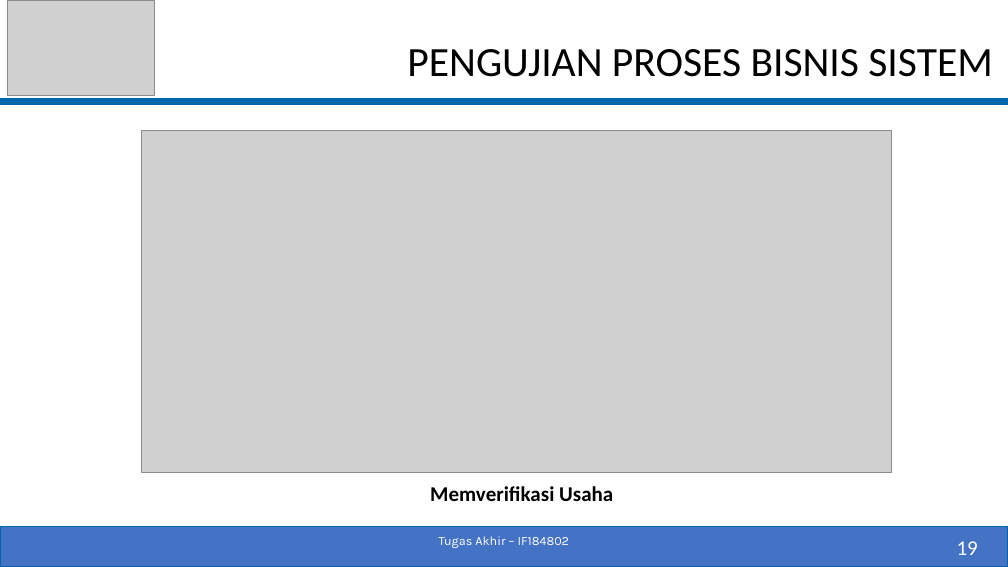
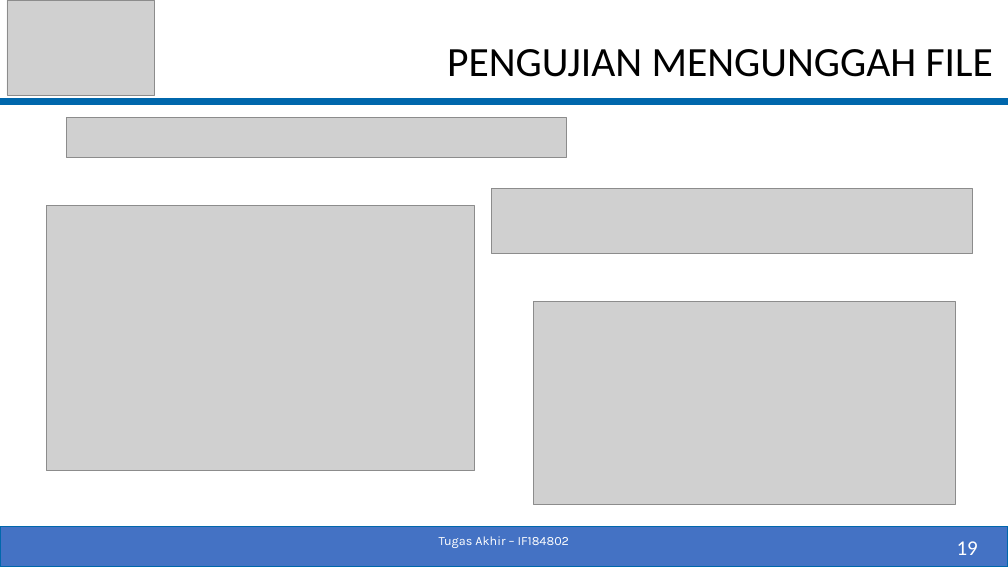
Before and after one commit to fajrisalam/Tugas-Akhir, a slide deck: slide 19 of PPT_SIDANG.pptx. Drawn at 1008x567 pixels with LibreOffice and Linux fonts; fonts in the diff are those of the drawing; grey boxes stand for pictures. Boxes give left, top, right and bottom in pixels: in the first picture for what was removed or moved away, otherwise in the second. Text is boxed around its words. In the diff, an @@ line names an element or a change of style, - is before the commit and + after.

```diff
--- a/PPT_SIDANG.pptx
+++ b/PPT_SIDANG.pptx
@@ title at box(447, 49, 993, 77): text changed @@
-PENGUJIAN PROSES BISNIS SISTEM
+PENGUJIAN MENGUNGGAH FILE
@@ picture added at box(67, 117, 566, 157) @@
@@ picture removed at box(141, 130, 892, 472) @@
@@ picture added at box(46, 206, 475, 470) @@
@@ picture added at box(492, 189, 972, 253) @@
@@ picture added at box(534, 302, 956, 505) @@
@@ text removed at box(430, 486, 613, 501) @@
-Memverifikasi Usaha
```
Also in this commit, not shown: 14 other slides changed, 5 slides added, 5 slides removed, 1 other file.
